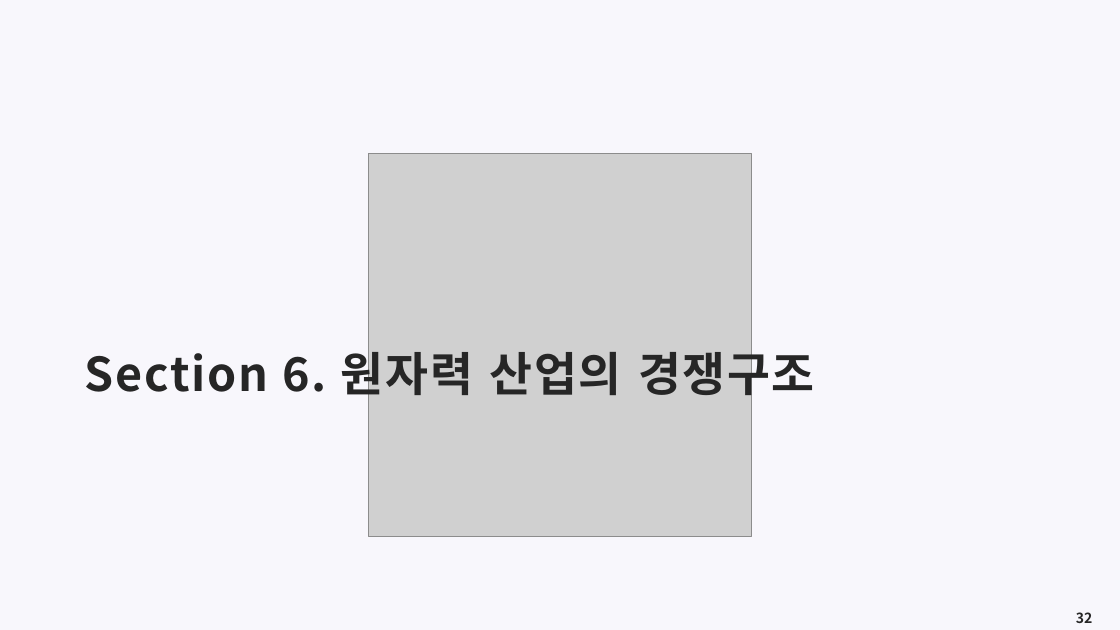
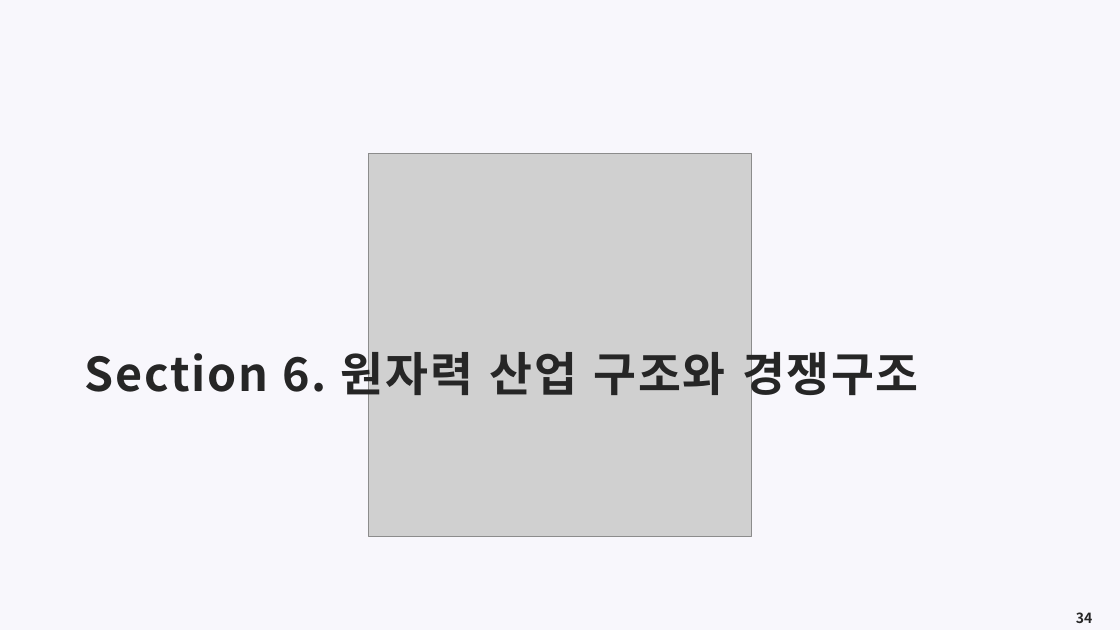
Before and after one commit to meandthey/Teaching, a slide deck: slide 34 of 에너지경제학/자원에너지경제학_Chapter_4 (원자력).pptx (slide 32 before the commit). Drawn at 1120x630 pixels with LibreOffice and Linux fonts; fonts in the diff are those of the drawing; grey boxes stand for pictures. Boxes give left, top, right and bottom in pixels: in the first picture for what was removed or moved away, otherwise in the second. Text is boxed around its words. In the diff, an @@ line names an element or a change of style, - is before the commit and + after.

```diff
--- a/에너지경제학/자원에너지경제학_Chapter_4 (원자력).pptx
+++ b/에너지경제학/자원에너지경제학_Chapter_4 (원자력).pptx
@@ title at box(85, 343, 919, 403): text changed @@
-Section 6. 원자력 산업의 경쟁구조
+Section 6. 원자력 산업 구조와 경쟁구조
@@ page number at box(1076, 612, 1092, 623): text changed @@
-32
+34
```
Also in this commit, not shown: 1 other slide changed, 3 slides added.
